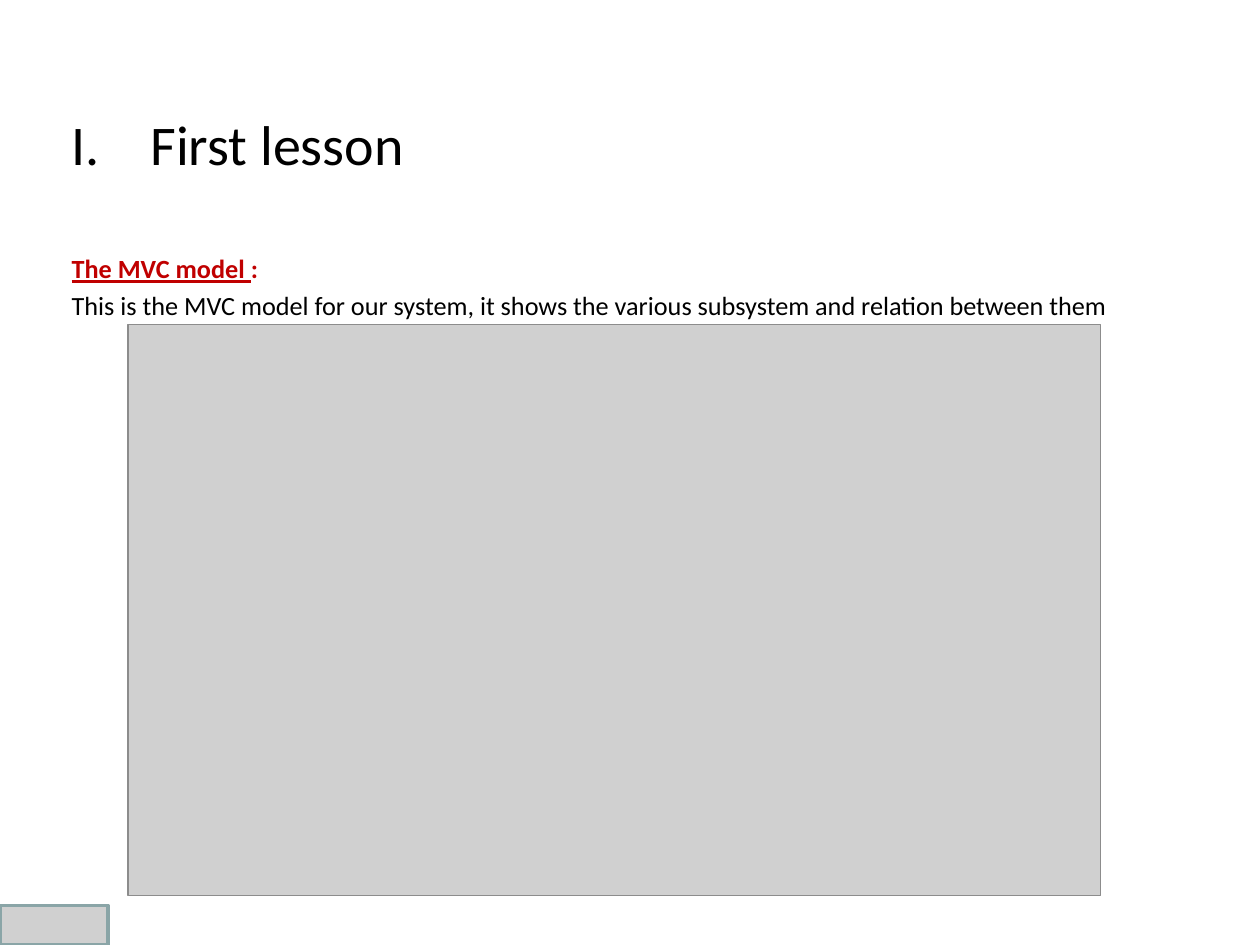
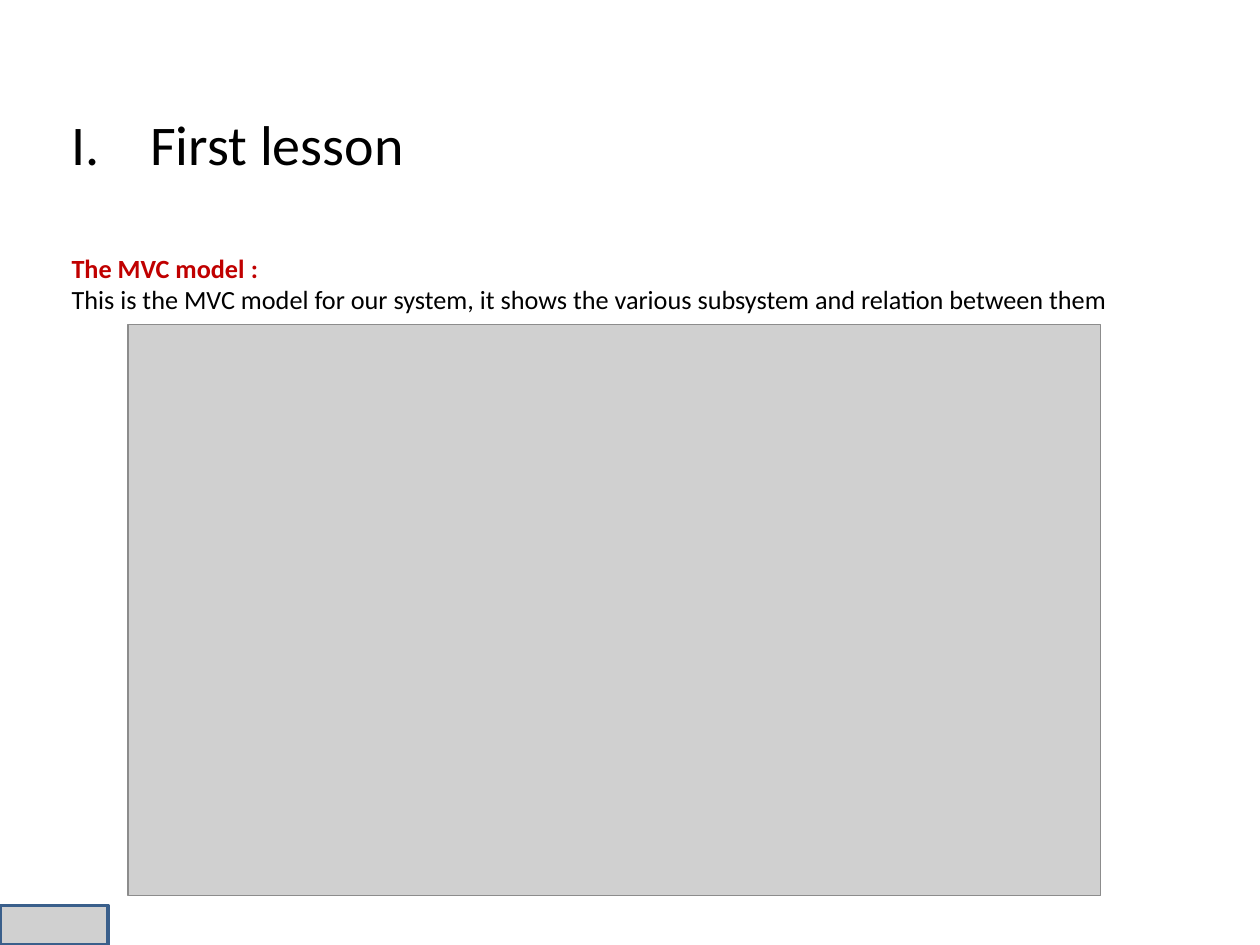
Before and after one commit to niss93/Preplane, a slide deck: slide 8 of Presentation.pptx. Drawn at 1260x945 pixels with LibreOffice and Linux fonts; fonts in the diff are those of the drawing; grey boxes stand for pictures; background and template pictures are left out. Boxes give left, top, right and bottom in pixels: in the first picture for what was removed or moved away, otherwise in the second. Text is boxed around its words. In the diff, an @@ line names an element or a change of style, - is before the commit and + after.

```diff
--- a/Presentation.pptx
+++ b/Presentation.pptx
@@ text "The MVC model :" at box(72, 259, 1106, 314): indent changed; less space between paragraphs @@
```
Also in this commit, not shown: 14 other slides changed, 1 slide added.
